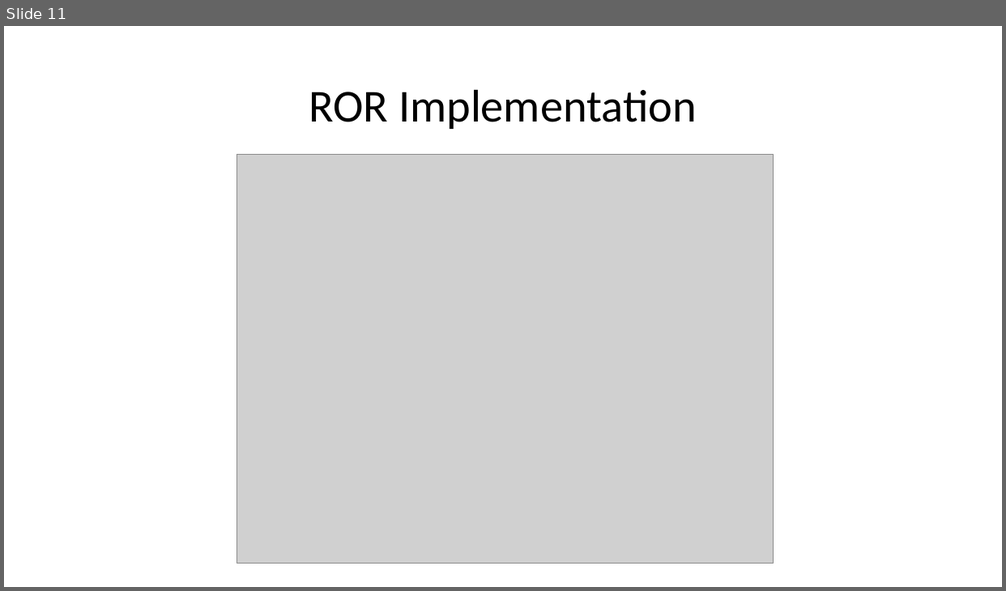
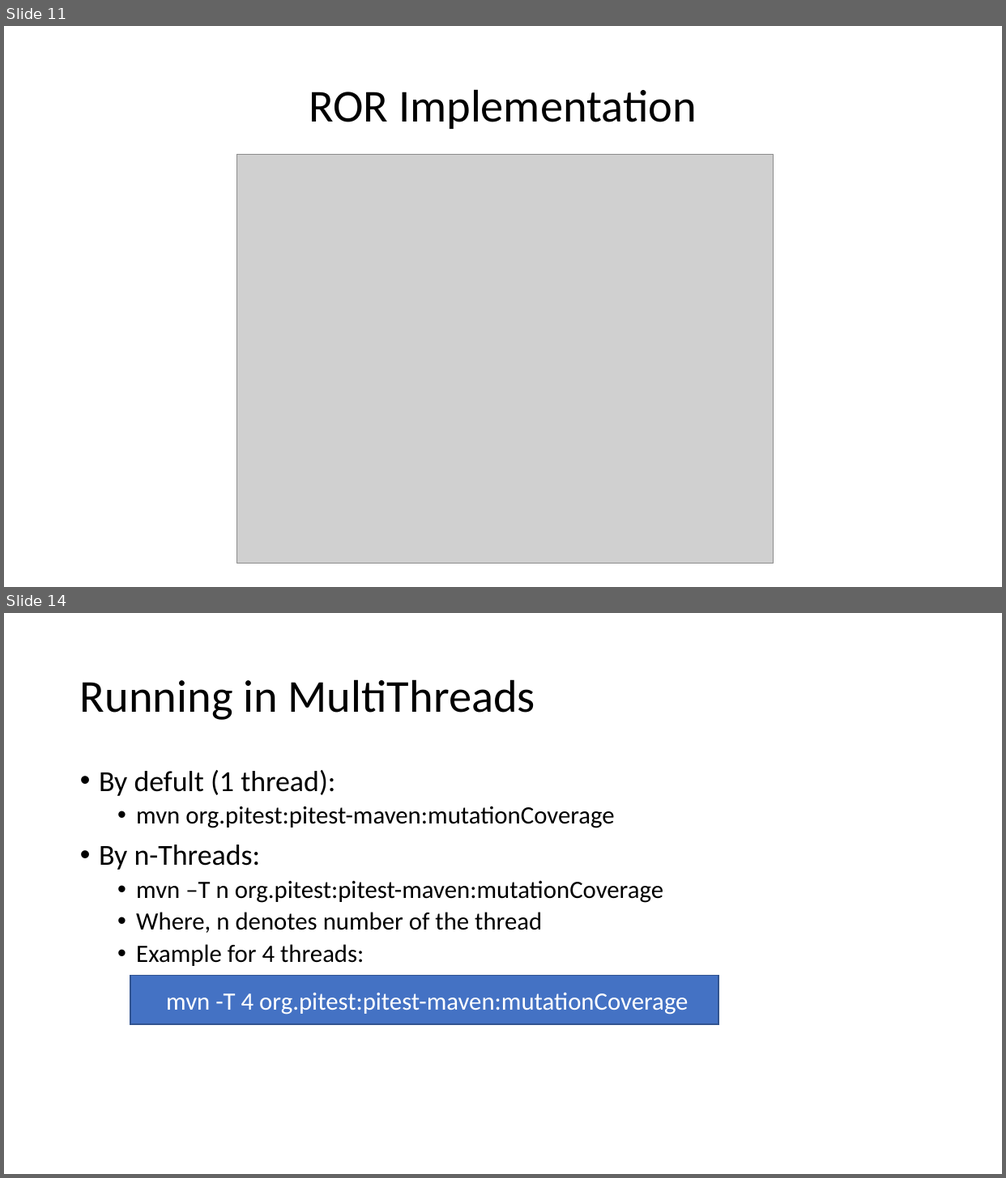
Before and after one commit to Oxiras/PIT, a slide deck: Presentation.pptx. Shown one above the other, each under a label of ours: slide 11 before the commit, slides 11 and 14 after it; the slides between them are not shown. The pictures are 1006x591 and 1006x1178 pixels, drawn with LibreOffice and Linux fonts; fonts in the diff are those of the drawing; grey boxes stand for pictures. Boxes give left, top, right and bottom in pixels: in the first picture for what was removed or moved away, otherwise in the second. Text is boxed around its words. In the diff, an @@ line names an element or a change of style, - is before the commit and + after.

```diff
--- a/Presentation.pptx
+++ b/Presentation.pptx
@@ slide 14 added at [4, 613, 1002, 1174], background #FFFFFF @@
@@ title added at [80, 679, 535, 720], 44 pt, text #000000 @@
+Running in MultiThreads
@@ text added at [99, 770, 663, 966], 24 pt, text #000000 @@
+• By defult (1 thread):
+  • mvn org.pitest:pitest-maven:mutationCoverage
+• By n-Threads:
+  • mvn –T n org.pitest:pitest-maven:mutationCoverage
+  • Where, n denotes number of the thread
+  • Example for 4 threads:
@@ rectangle added at [130, 975, 719, 1024], fill #4472C4, outline #325491 1 pt, 24 pt, text #FFFFFF @@
+mvn -T 4 org.pitest:pitest-maven:mutationCoverage
```
Also in this commit, not shown: 4 other slides added, 1 other file.
